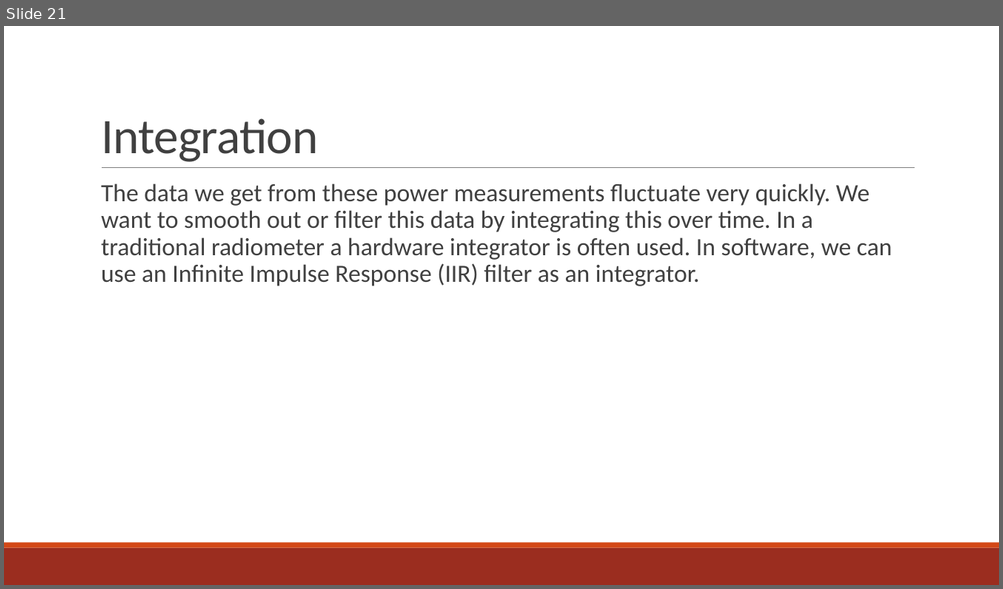
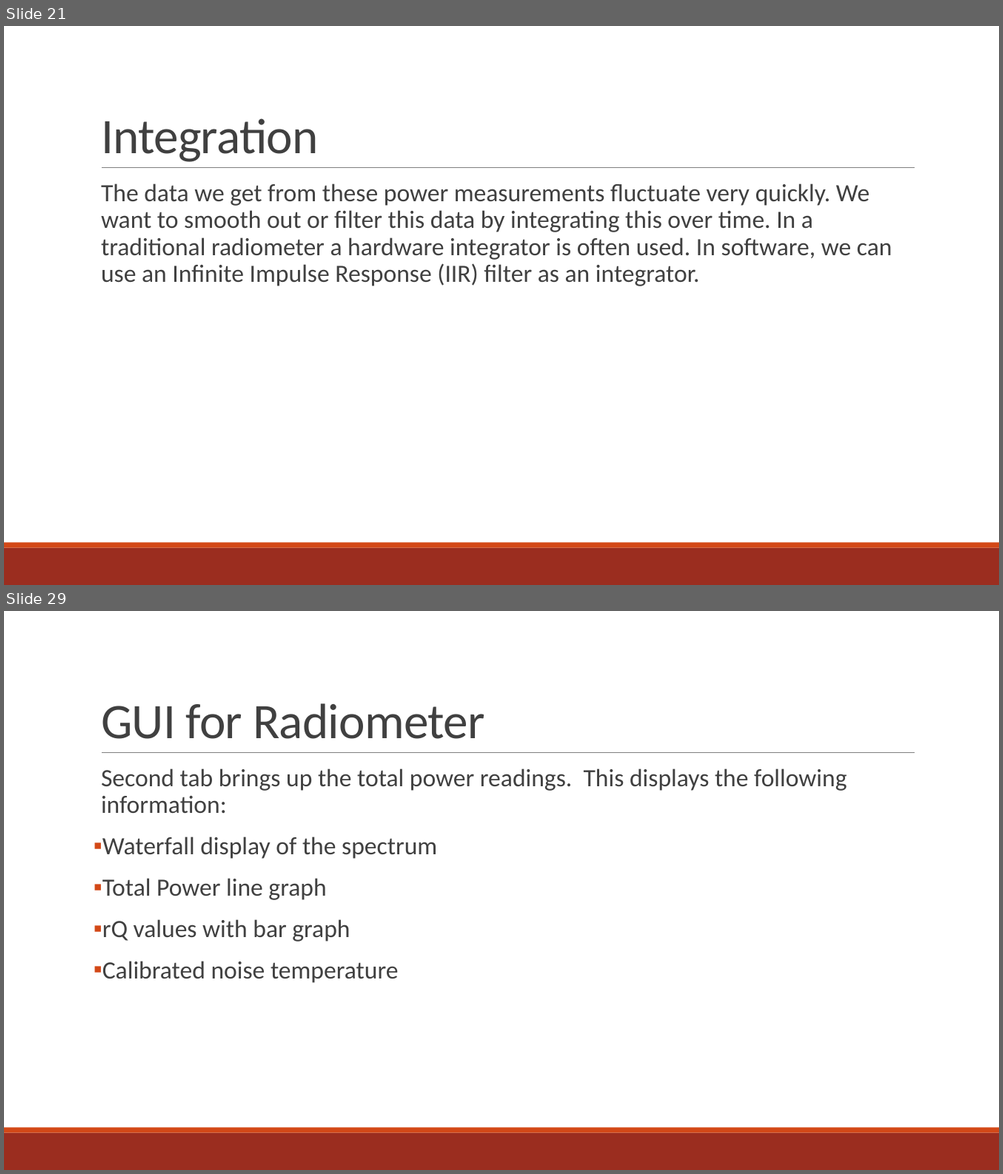
Before and after one commit to matgyver/Radiometer-SDR-Thesis, a slide deck: Presentation/Final Oral Presentation.pptx. Shown one above the other, each under a label of ours: slide 21 before the commit, slides 21 and 29 after it; the slides between them are not shown. The pictures are 1003x589 and 1003x1174 pixels, drawn with LibreOffice and Linux fonts; fonts in the diff are those of the drawing. Boxes give left, top, right and bottom in pixels: in the first picture for what was removed or moved away, otherwise in the second. Text is boxed around its words. In the diff, an @@ line names an element or a change of style, - is before the commit and + after.

```diff
--- a/Presentation/Final Oral Presentation.pptx
+++ b/Presentation/Final Oral Presentation.pptx
@@ slide 29 added at (4,611,999,1170), background #FFFFFF; not listed: 3 template elements that a slide beside it also shows @@
@@ title added at (101,703,485,739), 48 pt, text #404040 @@
+GUI for Radiometer
@@ text added at (101,769,846,983), 24 pt, text #404040 @@
+  Second tab brings up the total power readings. This displays the following information:
+▪ Waterfall display of the spectrum
+▪ Total Power line graph
+▪ rQ values with bar graph
+▪ Calibrated noise temperature
```
Also in this commit, not shown: 14 other slides added.
